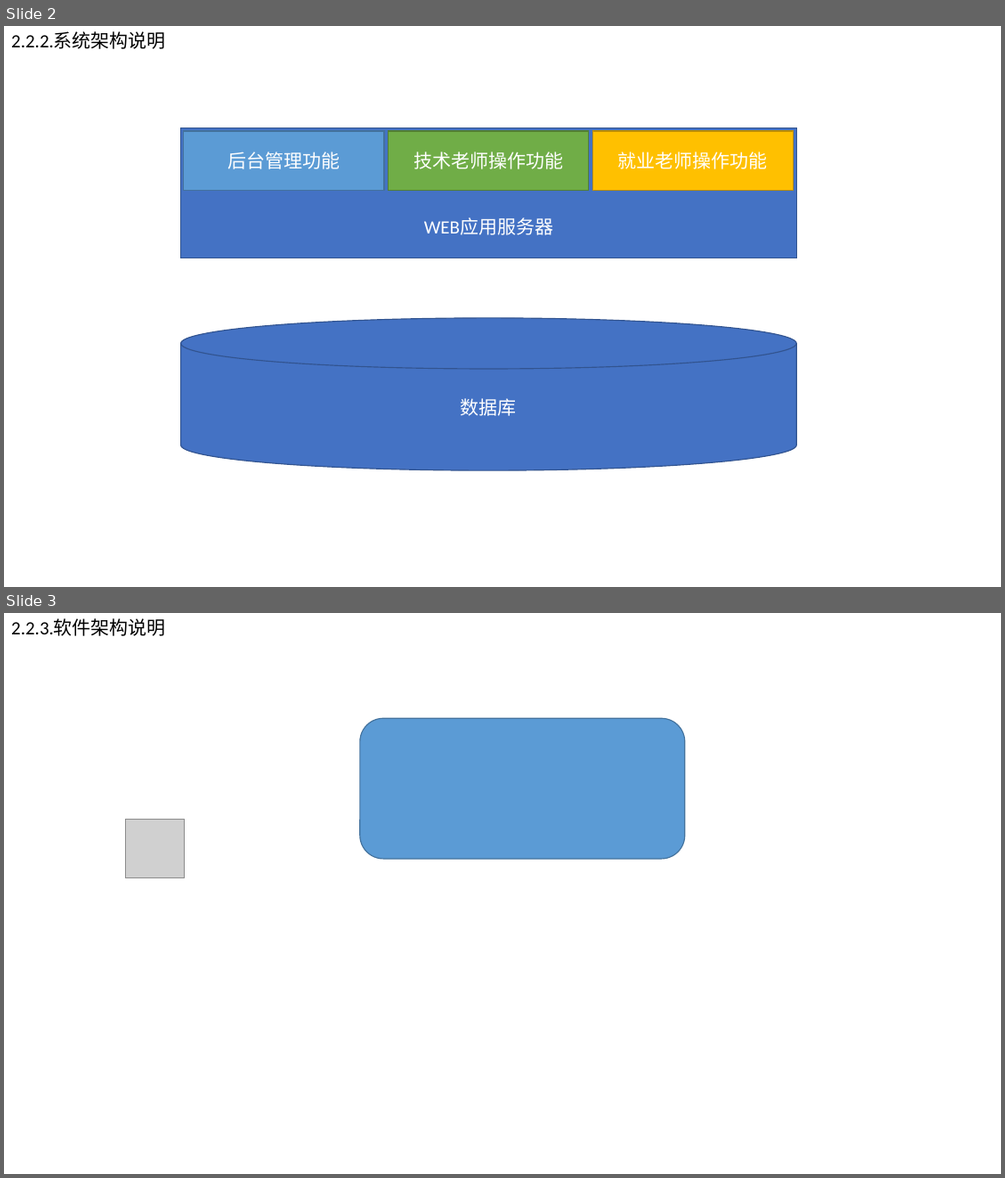
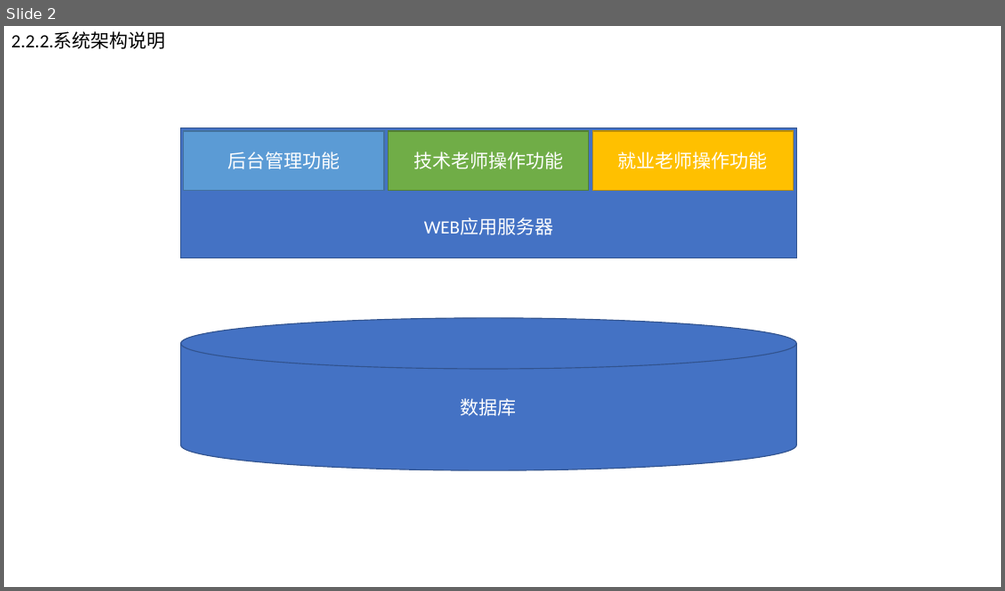
Before and after one commit to jiadongyuan/EmploymentGuidanceTracking, a slide deck: 文档/图例/概要设计.pptx. Shown one above the other, each under a label of ours: slides 2 and 3 before the commit, slide 2 after it. The pictures are 1005x1178 and 1005x591 pixels, drawn with LibreOffice and Linux fonts; fonts in the diff are those of the drawing; grey boxes stand for pictures. Boxes give left, top, right and bottom in pixels: in the first picture for what was removed or moved away, otherwise in the second. Text is boxed around its words. In the diff, an @@ line names an element or a change of style, - is before the commit and + after.

Commit message:
更新了概要设计，去掉了软件架构设计

```diff
--- a/文档/图例/概要设计.pptx
+++ b/文档/图例/概要设计.pptx
@@ slide 3 removed at [4, 613, 1001, 1174], background #FFFFFF @@
@@ text removed at [11, 619, 166, 636] @@
-2.2.3.软件架构说明
@@ rounded rectangle removed at [360, 718, 685, 859] @@
@@ picture removed at [126, 819, 185, 878] @@
```
